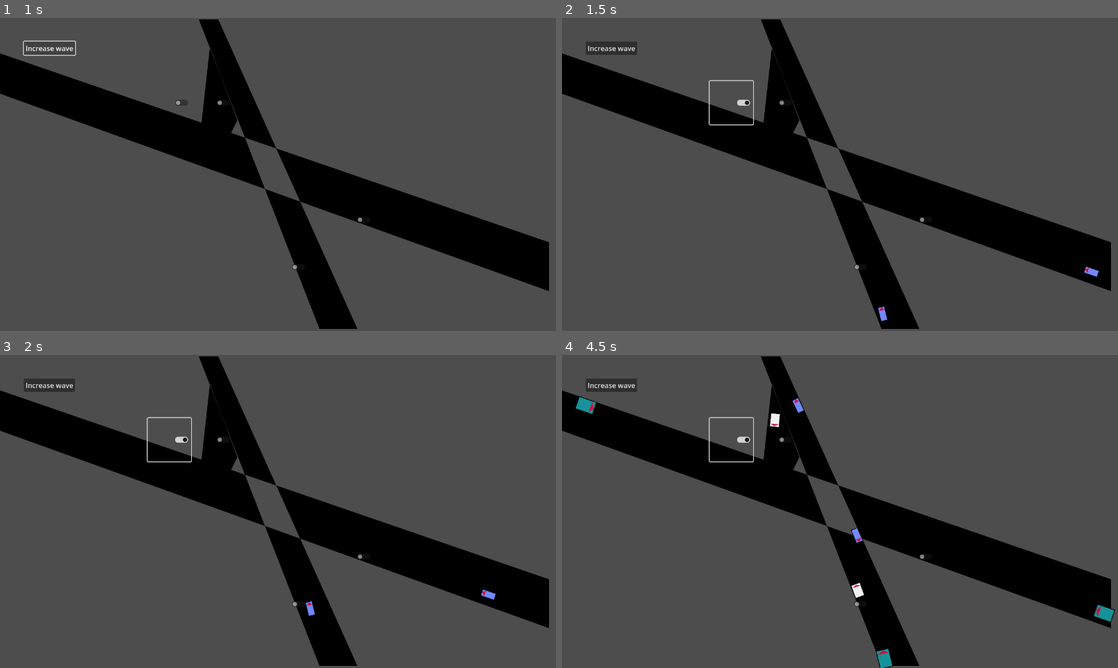
Above: before the commit, frames 1-4 (two rows, left to right).
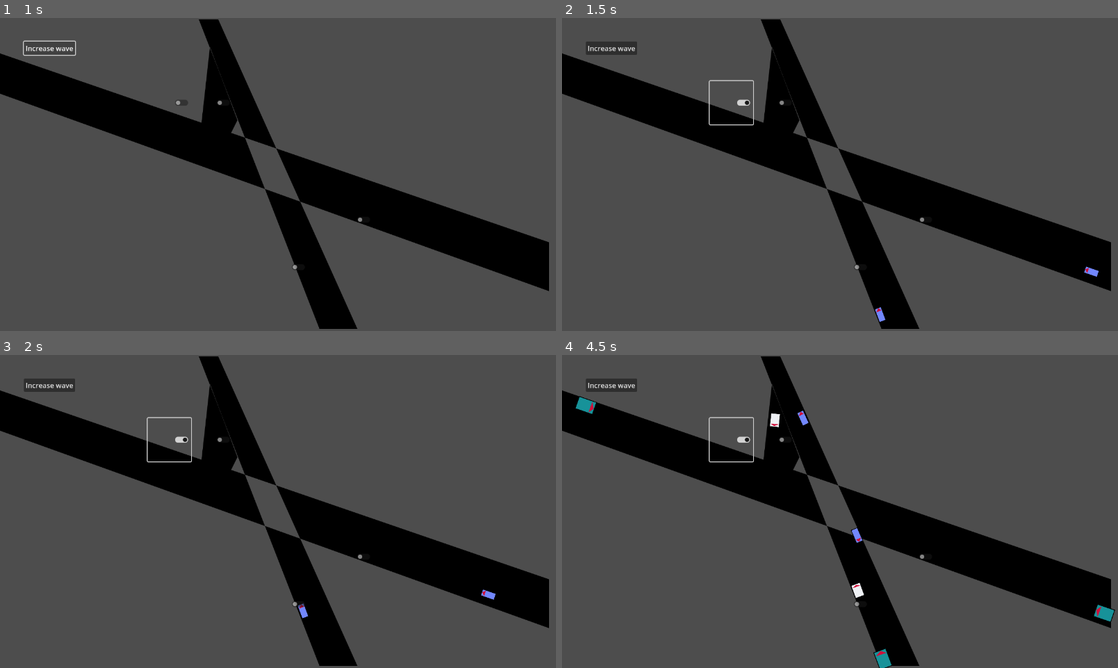
Above: after the commit, the same moments.

Repository: WinnerWind/omov-game
Game: Godot game, scene res://scenes/main.tscn
The game is run twice, just before and just after one commit, with the same random seed, the same clock (stepped at 60 frames per second) and the same inputs.
Inputs (mouse positions are in pixels of both pictures, inside the frame that each line leads up to):
- Up to frame 1 (1 s): click "Increase wave" at 0.5 s
- Up to frame 2 (1.5 s): click (728, 102) at 1.27 s
- Up to frame 3 (2 s): no input
- Up to frame 4 (4.5 s): click "Increase wave" at 2 s; click (728, 439) at 2.77 s; click "Increase wave" at 3.5 s; click (728, 439) at 4.27 s

Frame 1 is identical in both runs. In frame 2, less than 0.1% of the frame differs, in the area x 56-59%, y 92-98%; in frame 3, 0.1%; in frame 4, 0.2%, in the area x 41-60%, y 13-100%.

Commit message:
Fix invalid prototype path

Diff:
--- a/scenes/main.tscn
+++ b/scenes/main.tscn
@@ -88,15 +88,15 @@
 
 [sub_resource type="Curve2D" id="Curve2D_j8jky"]
 _data = {
-"points": PackedVector2Array(0, 0, 0, 0, 826, 746, 0, 0, 0, 0, 669, 393, 0, 0, 0, 0, -37, 133)
+"points": PackedVector2Array(0, 0, 0, 0, 747, 735, 0, 0, 0, 0, 615, 364, 0, 0, 0, 0, -37, 133)
 }
 point_count = 3
 
 [sub_resource type="Curve2D" id="Curve2D_kmb1v"]
 _data = {
-"points": PackedVector2Array(0, 0, 0, 0, 750, 729, 0, 0, 0, 0, 660, 362, 0, 0, 0, 0, 484, -9)
-}
-point_count = 3
+"points": PackedVector2Array(0, 0, 0, 0, 750, 729, 0, 0, 0, 0, 613, 364, 0, 0, 0, 0, 647, 347, 0, 0, 0, 0, 484, -9)
+}
+point_count = 4
 
 [sub_resource type="Curve2D" id="Curve2D_fuf3a"]
 _data = {
